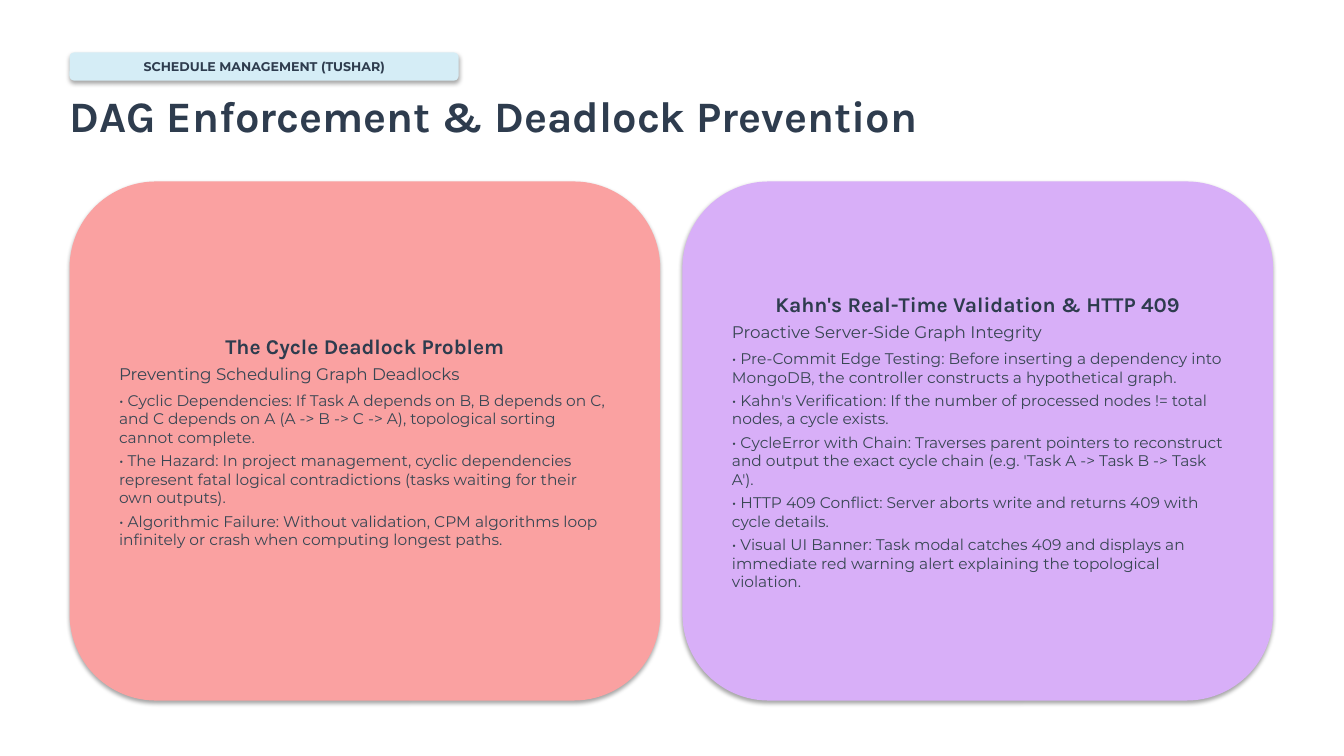
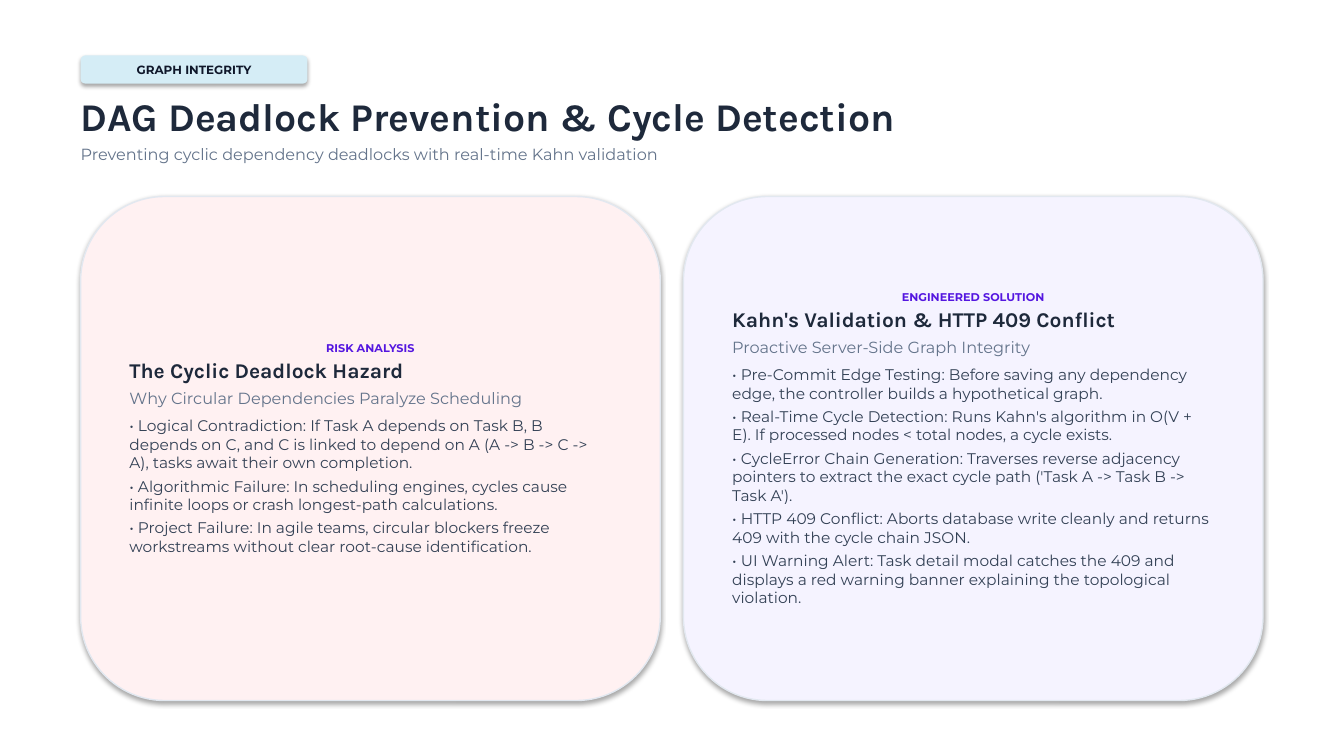
Before and after one commit to S-creator31/Pulseboard, a slide deck: slide 7 of PulseBoard_Final_Defense.pptx (slide 8 before the commit). Drawn at 1344x756 pixels with LibreOffice and Linux fonts; fonts in the diff are those of the drawing. Boxes give left, top, right and bottom in pixels: in the first picture for what was removed or moved away, otherwise in the second. Text is boxed around its words. In the diff, an @@ line names an element or a change of style, - is before the commit and + after.

Commit message:
docs: generate modern 20-slide SPM defense deck without top names

```diff
--- a/PulseBoard_Final_Defense.pptx
+++ b/PulseBoard_Final_Defense.pptx
@@ rounded rectangle removed at (x1=70, y1=52, x2=459, y2=81) @@
-SCHEDULE MANAGEMENT (TUSHAR)
@@ rounded rectangle added at (x1=81, y1=55, x2=308, y2=84), fill #D5EDF6, 8.5 pt, text #0F172A, bold @@
+GRAPH INTEGRITY
@@ text at (x1=81, y1=103, x2=894, y2=163): text changed; size 31 to 11.5 pt; font Karla to Montserrat; text colour #2E3C4E to #64748B; bold off @@
-DAG Enforcement & Deadlock Prevention
+DAG Deadlock Prevention & Cycle Detection
+Preventing cyclic dependency deadlocks with real-time Kahn validation
@@ rounded rectangle "RISK ANALYSIS" resized from (x1=70, y1=181, x2=660, y2=701) to (x1=81, y1=197, x2=660, y2=701) @@
@@ rounded rectangle "RISK ANALYSIS" at (x1=81, y1=197, x2=660, y2=701): fill #FAA1A1 to #FFF1F2; outline none to #E2E8F0 1 pt @@
@@ rounded rectangle "ENGINEERED SOLUTION" resized from (x1=683, y1=181, x2=1273, y2=701) to (x1=684, y1=197, x2=1263, y2=701) @@
@@ rounded rectangle "ENGINEERED SOLUTION" at (x1=684, y1=197, x2=1263, y2=701): fill #D8AFF8 to #F5F3FF; outline none to #E2E8F0 1 pt @@
@@ text in rounded rectangle at (x1=732, y1=293, x2=1115, y2=328): text changed; text colour #2E3C4E to #1E293B @@
-Kahn's Real-Time Validation & HTTP 409
+ENGINEERED SOLUTION
+Kahn's Validation & HTTP 409 Conflict
@@ text in rounded rectangle at (x1=129, y1=344, x2=569, y2=552): text changed; text colour #384653 to #334155 @@
-The Cycle Deadlock Problem
-Preventing Scheduling Graph Deadlocks
-• Cyclic Dependencies: If Task A depends on B, B depends on C, and C depends on A (A -> B -> C -> A), topological sorting cannot complete.
-• The Hazard: In project management, cyclic dependencies represent fatal logical contradictions (tasks waiting for their own outputs).
-• Algorithmic Failure: Without validation, CPM algorithms loop infinitely or crash when computing longest paths.
+RISK ANALYSIS
+The Cyclic Deadlock Hazard
+Why Circular Dependencies Paralyze Scheduling
+• Logical Contradiction: If Task A depends on Task B, B depends on C, and C is linked to depend on A (A -> B -> C -> A), tasks await their own completion.
+• Algorithmic Failure: In scheduling engines, cycles cause infinite loops or crash longest-path calculations.
+• Project Failure: In agile teams, circular blockers freeze workstreams without clear root-cause identification.
@@ text in rounded rectangle at (x1=732, y1=341, x2=1030, y2=356): size 12 to 11.5 pt, text colour #384653 to #64748B in "Proactive Server-Side Graph Integrity"; more space between paragraphs @@
@@ text in rounded rectangle at (x1=732, y1=368, x2=1209, y2=603): text changed; text colour #384653 to #334155 @@
-• Pre-Commit Edge Testing: Before inserting a dependency into MongoDB, the controller constructs a hypothetical graph.
-• Kahn's Verification: If the number of processed nodes != total nodes, a cycle exists.
-• CycleError with Chain: Traverses parent pointers to reconstruct and output the exact cycle chain (e.g. 'Task A -> Task B -> Task A').
-• HTTP 409 Conflict: Server aborts write and returns 409 with cycle details.
-• Visual UI Banner: Task modal catches 409 and displays an immediate red warning alert explaining the topological violation.
+• Pre-Commit Edge Testing: Before saving any dependency edge, the controller builds a hypothetical graph.
+• Real-Time Cycle Detection: Runs Kahn's algorithm in O(V + E). If processed nodes < total nodes, a cycle exists.
+• CycleError Chain Generation: Traverses reverse adjacency pointers to extract the exact cycle path ('Task A -> Task B -> Task A').
+• HTTP 409 Conflict: Aborts database write cleanly and returns 409 with the cycle chain JSON.
+• UI Warning Alert: Task detail modal catches the 409 and displays a red warning banner explaining the topological violation.
```
Also in this commit, not shown: 14 other slides changed, 5 slides added, 10 slides removed, 1 other file.
